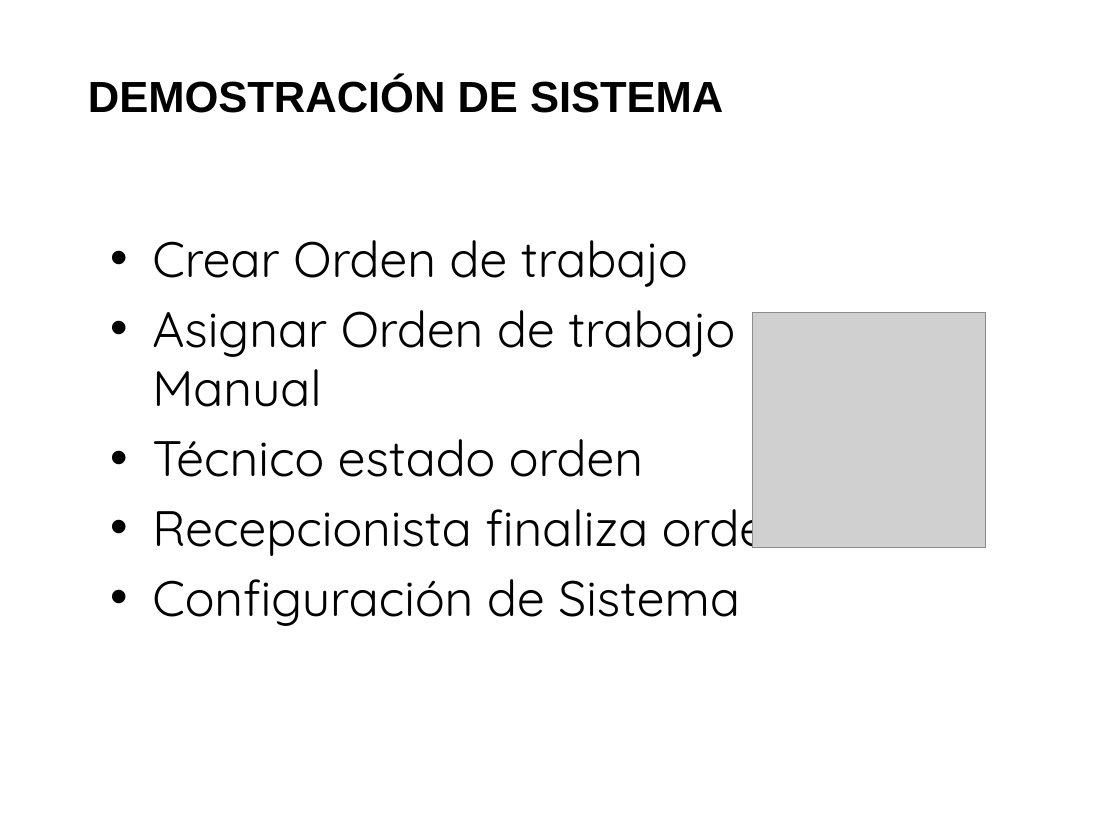
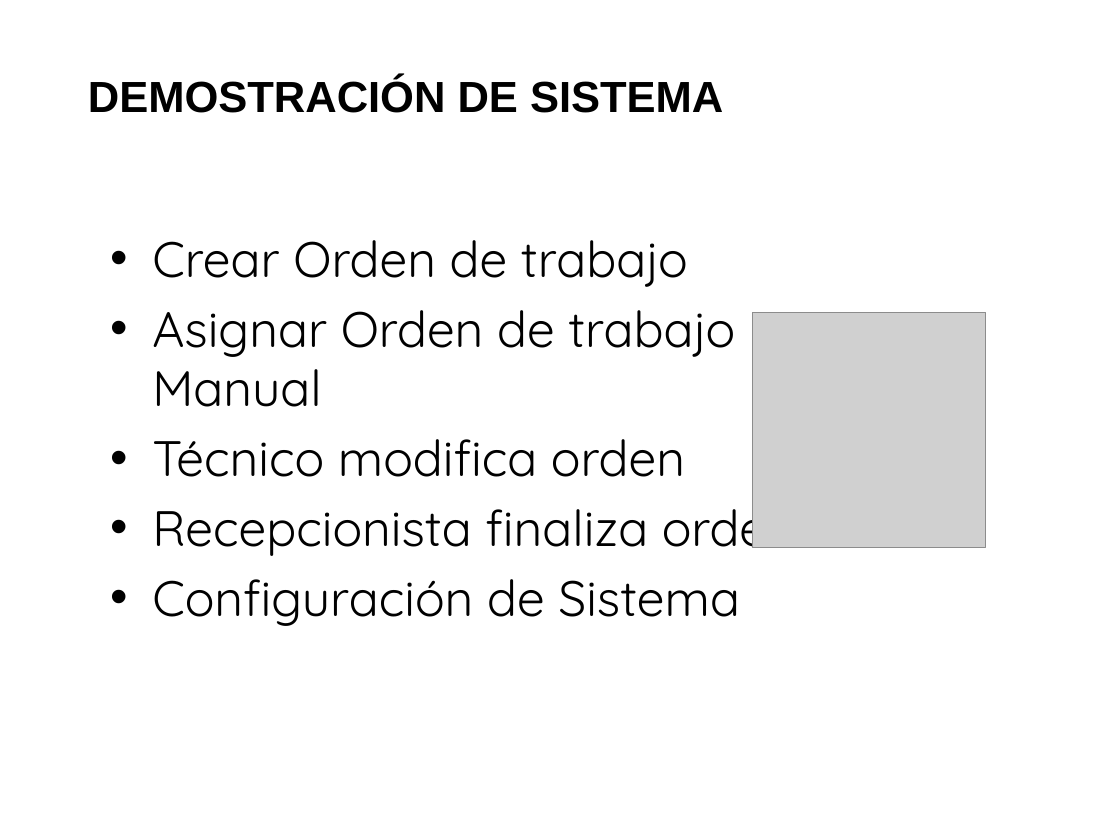
Before and after one commit to saburto/sigset, a slide deck: slide 20 of sigset/documentos/Documentos finales/Presentacion.pptx. Drawn at 1120x840 pixels with LibreOffice and Linux fonts; fonts in the diff are those of the drawing; grey boxes stand for pictures; background and template pictures are left out. Boxes give left, top, right and bottom in pixels: in the first picture for what was removed or moved away, otherwise in the second. Text is boxed around its words. In the diff, an @@ line names an element or a change of style, - is before the commit and + after.

```diff
--- a/sigset/documentos/Documentos finales/Presentacion.pptx
+++ b/sigset/documentos/Documentos finales/Presentacion.pptx
@@ text at [152,439,685,477]: text changed @@
-• Técnico estado orden
+• Técnico modifica orden
```
Also in this commit, not shown: 3 other slides changed, 2 slides added, 3 slides removed.
